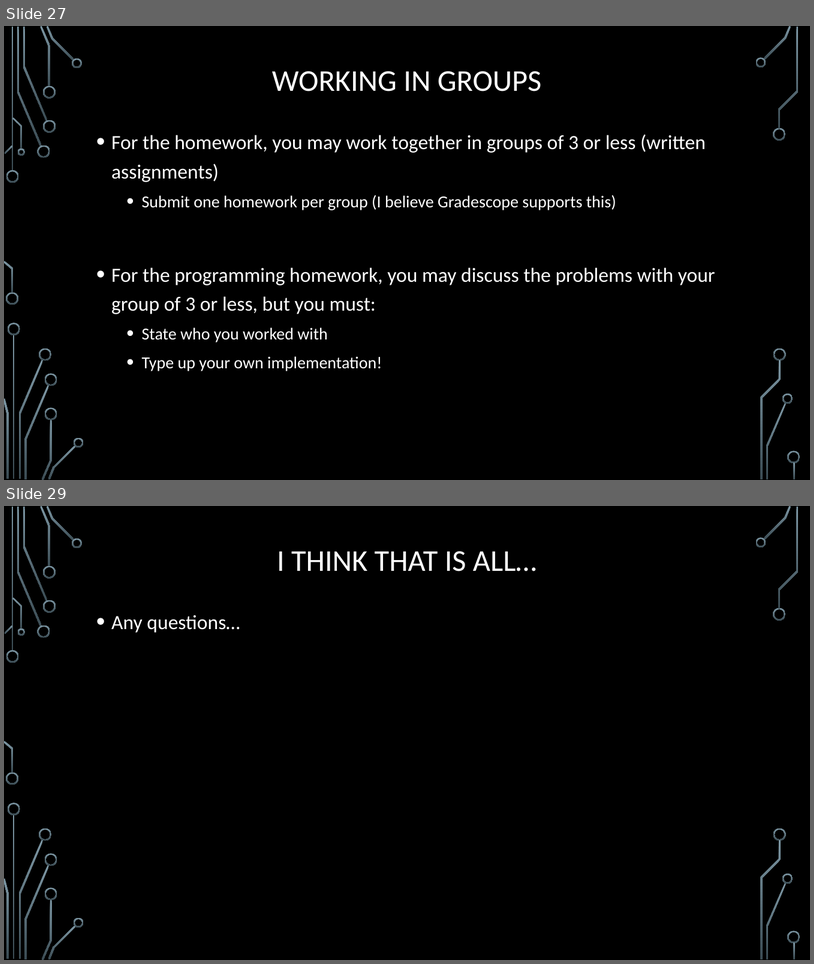
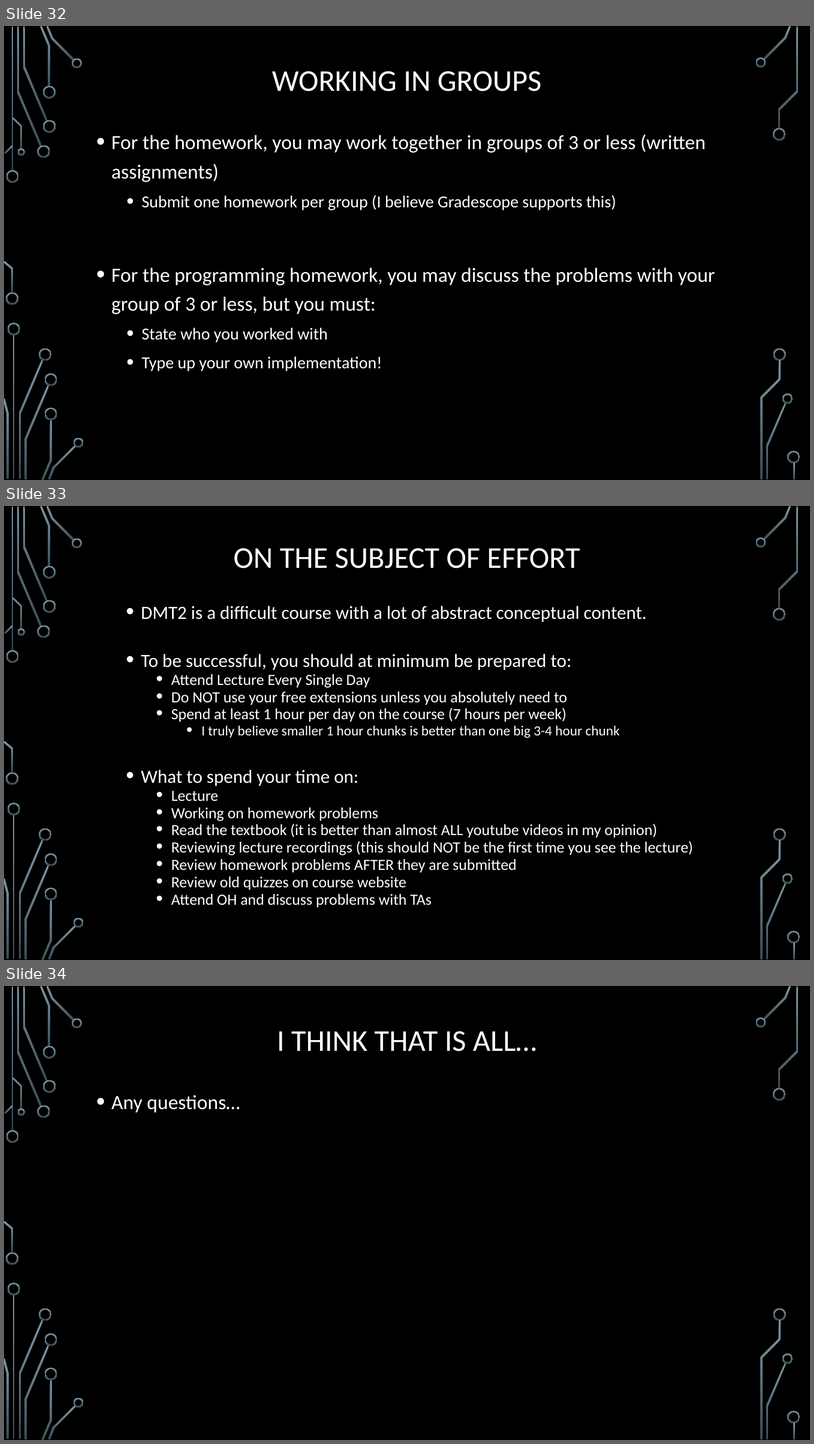
Before and after one commit to markfloryan/dmt2, a slide deck: slides/00-CourseIntroduction.pptx. Shown one above the other, each under a label of ours: slides 27 and 29 before the commit, slides 32, 33 and 34 after it; the slides between them are not shown. The pictures are 814x964 and 814x1444 pixels, drawn with LibreOffice and Linux fonts; fonts in the diff are those of the drawing; background and template pictures are left out. Boxes give left, top, right and bottom in pixels: in the first picture for what was removed or moved away, otherwise in the second. Text is boxed around its words. In the diff, an @@ line names an element or a change of style, - is before the commit and + after.

Commit message:
first day prep

```diff
--- a/slides/00-CourseIntroduction.pptx
+++ b/slides/00-CourseIntroduction.pptx
@@ slide 33 added at (4, 506, 810, 960), background picture (left out); not listed: 36 template elements that a slide beside it also shows @@
@@ title added at (234, 548, 580, 568), 36 pt, text #FFFFFF @@
+ON THE SUBJECT OF EFFORT
@@ text added at (141, 606, 693, 907), 18.5 pt, text #FFFFFF @@
+• DMT2 is a difficult course with a lot of abstract conceptual content.
+• To be successful, you should at minimum be prepared to:
+  • Attend Lecture Every Single Day
+  • Do NOT use your free extensions unless you absolutely need to
+  • Spend at least 1 hour per day on the course (7 hours per week)
+    • I truly believe smaller 1 hour chunks is better than one big 3-4 hour chunk
+• What to spend your time on:
+  • Lecture
+  • Working on homework problems
+  • Read the textbook (it is better than almost ALL youtube videos in my opinion)
+  • Reviewing lecture recordings (this should NOT be the first time you see the lecture)
+  • Review homework problems AFTER they are submitted
+  • Review old quizzes on course website
+  • Attend OH and discuss problems with TAs
@@ what was slide 27 is now slide 32 @@
@@ what was slide 29 is now slide 34 @@
```
Also in this commit, not shown: 11 slides changed, 5 other slides added, 1 slide removed, 10 other files.
